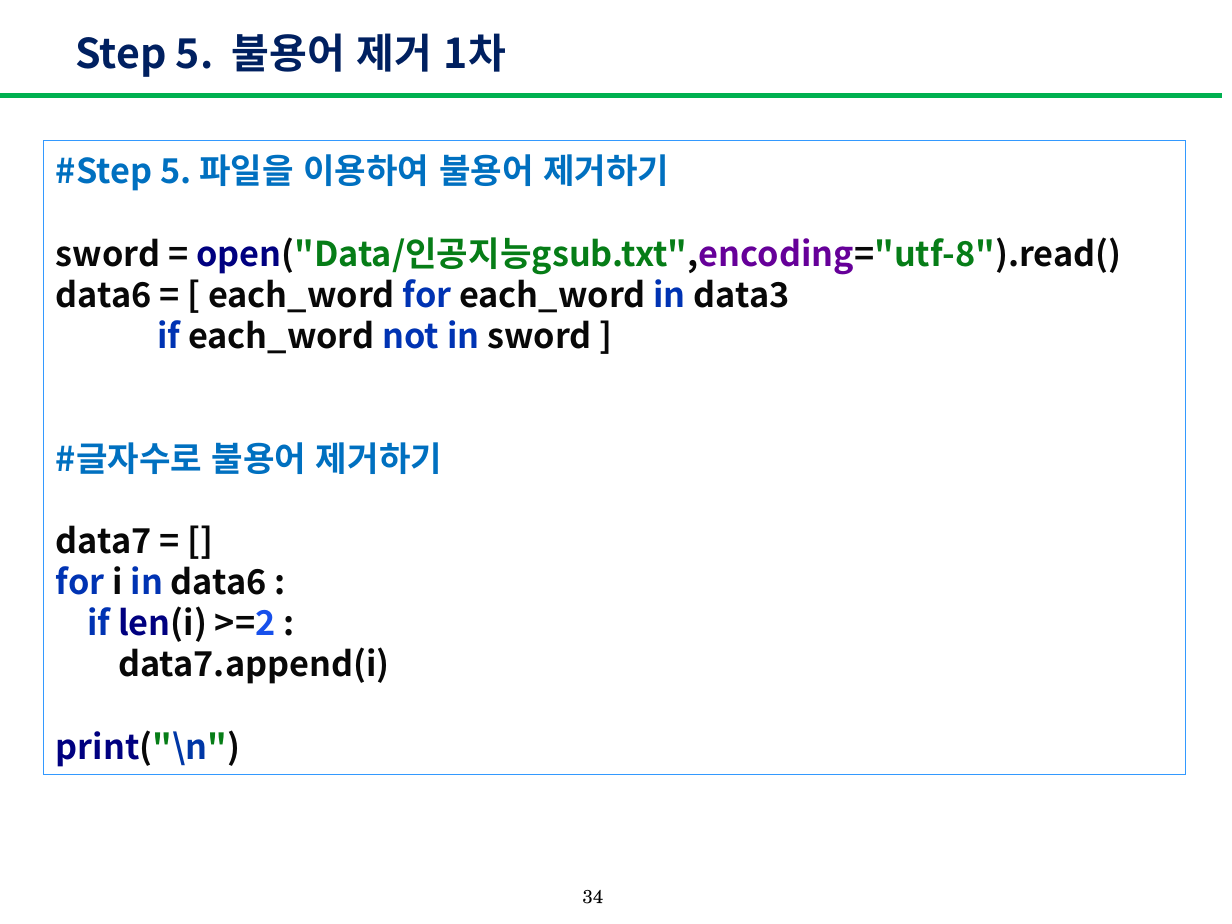
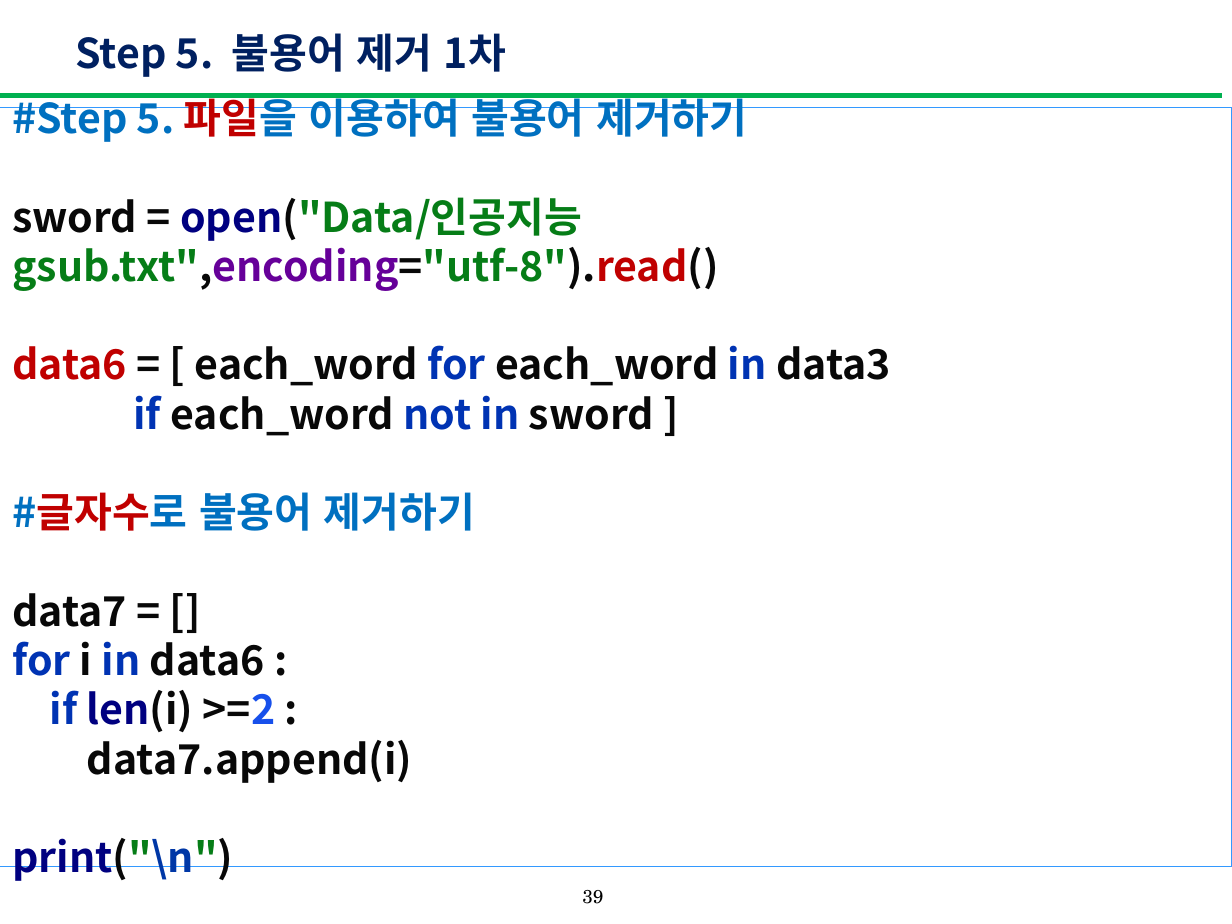
Before and after one commit to yoon-hyosun/PA, a slide deck: slide 39 of 한국어분석과워드클라우드_4.pptx (slide 34 before the commit). Drawn at 1232x924 pixels with LibreOffice and Linux fonts; fonts in the diff are those of the drawing. Boxes give left, top, right and bottom in pixels: in the first picture for what was removed or moved away, otherwise in the second. Text is boxed around its words. In the diff, an @@ line names an element or a change of style, - is before the commit and + after.

```diff
--- a/한국어분석과워드클라우드_4.pptx
+++ b/한국어분석과워드클라우드_4.pptx
@@ rectangle "#Step 5. 파일을 이용하여 불용어 ...": place and size @@
-rectangle "#Step 5. 파일을 이용하여 불용어 ..." at (43,140,1185,775)
+rectangle "#Step 5. 파일을 이용하여 불용어 ..." at (0,107,1232,866)
@@ text in rectangle at (12,93,747,881): size 20 to 24 pt in "#Step 5. 파일을 이용하여 불용어 제거하기", "#글자수로 불용어 제거하기", "data7 = [] for i in data6 ..."; text colour #0070C0 to #C00000 in "파일을", "#글자수로" @@
@@ text in rectangle at (12,197,891,436): text changed; size 20 to 24 pt @@
-sword = open("Data/인공지능gsub.txt",encoding="utf-8").read()
-data6 = [ each_word for each_word in data3
-if each_word not in sword ]
+sword = open("Data/인공지능gsub.txt",encoding="utf-8").read()
+data6 = [ each_word for each_word in data3
+if each_word not in sword ]
@@ page number at (582,890,603,904): text changed @@
-34
+39
```
Also in this commit, not shown: 31 other slides changed, 8 slides added, 2 slides removed.
